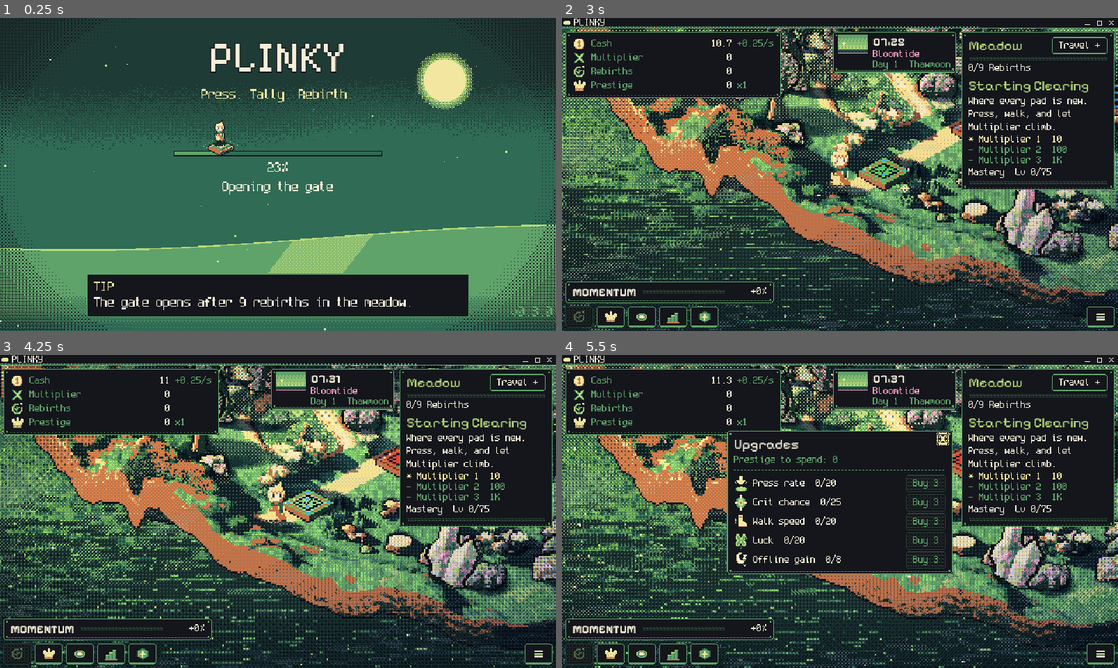
Above: before the commit, frames 1-4 (two rows, left to right).
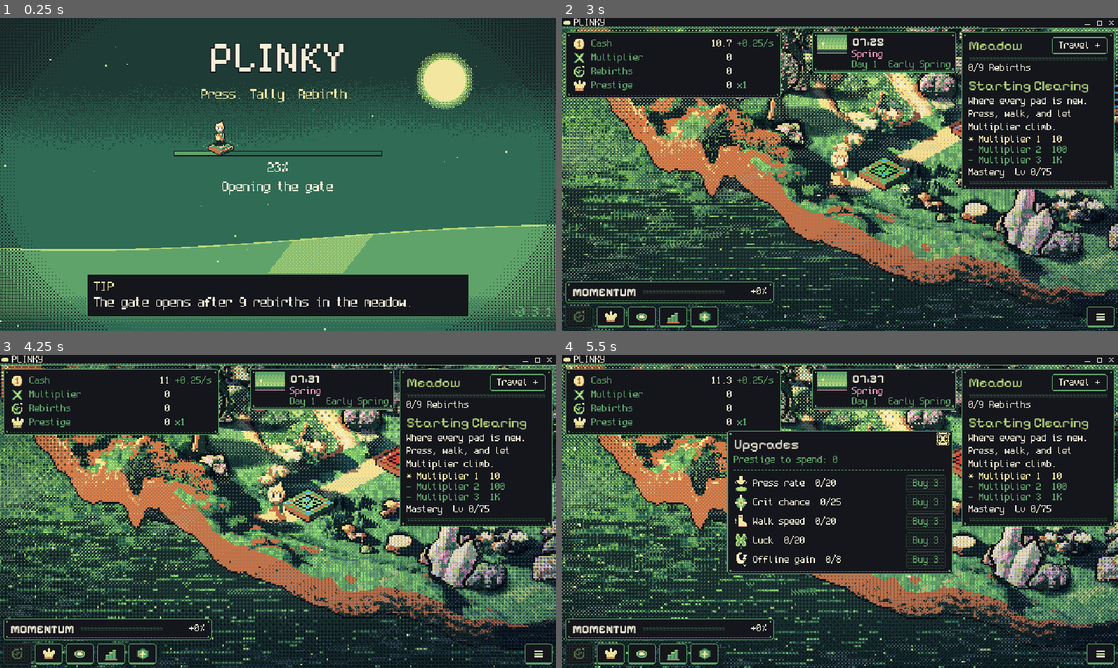
Above: after the commit, the same moments.

Repository: FreezingShock/Plinky
Game: Godot game, scene res://boot/boot.tscn
Two runs of this game, one before a commit and one after it. Both use one fixed random seed, a clock stepped at 60 frames per second and the inputs below.
Inputs (mouse positions are in pixels of both pictures, inside the frame that each line leads up to):
- Up to frame 1 (0.25 s): no input
- Up to frame 2 (3 s): tap Enter (ui_accept) at 0.5, 0.77, 1.07 s; move the mouse to (962, 158) at 0.52 s; hold D 0.53-1.25 s; tap Space at 0.6 s; click (962, 158) at 0.67 s; drag from (728, 190) to (812, 237) at 1.27 s; move the mouse to (895, 105) at 2.02 s; hold D 2.03-2.75 s; tap 2 at 2.1 s; click "Skip tips" at 2.75 s
- Up to frame 3 (4.25 s): drag from (250, 574) to (111, 464) at 3.52 s
- Up to frame 4 (5.5 s): move the mouse to (1006, 558) at 4.27 s; hold A (plinky_left) 4.28-5 s; tap 1 at 4.35 s; tap Enter (ui_accept) at 4.52, 4.82 s; drag from (945, 439) to (756, 433) at 5.02 s

The runs differ from the first frame. In frame 1, less than 0.1% of the frame differs, in the area x 98-100%, y 92-95%; in frame 2, 1.0%, in the area x 45-70%, y 4-18%; in frame 3, 1.0%; in frame 4, 1.0%.

Commit message:
Plain season and month names; 0.8.1
Co-Authored-By: Claude Sonnet 5.5 <noreply@anthropic.com>
Claude-Session: https://claude.ai/code/session_01Pmx9dSjsPkKCxca3dez5NY

Diff:
--- a/content/config/calendar.tres
+++ b/content/config/calendar.tres
@@ -9,9 +9,9 @@
 start_elapsed_days = 0.3
 blend_days = 1.0
 season_ids = PackedStringArray("spring", "summer", "autumn", "winter")
-season_names = PackedStringArray("Bloomtide", "Sunreach", "Amberfall", "Hushfrost")
+season_names = PackedStringArray("Spring", "Summer", "Autumn", "Winter")
 season_blurbs = PackedStringArray("Petals on the wind. The meadow wakes.", "Long gold days and deep green.", "The leaves turn and the mist rolls in.", "Snow settles. Everything goes quiet.")
-month_names = PackedStringArray("Thawmoon", "Petalmoon", "Highmoon", "Goldmoon", "Harvestmoon", "Leafmoon", "Frostmoon", "Deepmoon")
+month_names = PackedStringArray("Early Spring", "Late Spring", "Early Summer", "Late Summer", "Early Autumn", "Late Autumn", "Early Winter", "Late Winter")
 season_colors = PackedColorArray(0.95, 0.62, 0.74, 1, 0.97, 0.85, 0.35, 1, 0.9, 0.5, 0.18, 1, 0.65, 0.85, 1, 1)
 ground_col = PackedColorArray(0.55, 0.9, 0.45, 1, 0.2, 0.55, 0.18, 1, 0.78, 0.52, 0.18, 1, 0.55, 0.68, 0.62, 1)
 ground_col2 = PackedColorArray(0.62, 0.9, 0.5, 1, 0.2, 0.52, 0.28, 1, 0.7, 0.36, 0.14, 1, 0.45, 0.58, 0.58, 1)
--- a/core/build_info.gd
+++ b/core/build_info.gd
@@ -3,7 +3,7 @@
 ## Single source of truth for the game version (docs/versioning.md). Shown on the boot screen and the Update Log, stamped on feedback notes. Keep in step with the
 ## export presets' file_version / short_version and the release tag.
 
-const VERSION: String = "0.8.0"
+const VERSION: String = "0.8.1"
 
 const CHANGELOG_PATH: String = "res://CHANGELOG.md"
 
--- a/core/save_codec.gd
+++ b/core/save_codec.gd
@@ -36,7 +36,7 @@
 				(d["game"] as Dictionary)["mastery"] = {}
 			d["version"] = 2
 		2:
-			# v3 adds the calendar. Older saves start on the first morning of Bloomtide, Year 1.
+			# v3 adds the calendar. Older saves start on the first morning of Spring, Year 1.
 			if d.get("game") is Dictionary and not (d["game"] as Dictionary).has("calendar"):
 				(d["game"] as Dictionary)["calendar"] = {}
 			d["version"] = 3
--- a/data/calendar_config.gd
+++ b/data/calendar_config.gd
@@ -12,7 +12,7 @@
 @export var blend_days: float = 1.0
 
 @export var season_ids: PackedStringArray = PackedStringArray(["spring", "summer", "autumn", "winter"])
-@export var season_names: PackedStringArray = PackedStringArray(["Bloomtide", "Sunreach", "Amberfall", "Hushfrost"])
+@export var season_names: PackedStringArray = PackedStringArray(["Spring", "Summer", "Autumn", "Winter"])
 @export var season_blurbs: PackedStringArray = PackedStringArray([])
 ## Two per season, in order.
 @export var month_names: PackedStringArray = PackedStringArray([])
--- a/tests/test_calendar.gd
+++ b/tests/test_calendar.gd
@@ -28,7 +28,7 @@
 	t.eq(n["month"], 0, "starts in the first month")
 	t.eq(n["clock_text"], "07:12", "starts at 07:12")
 	t.ok(n["is_day"], "the first morning is daylight")
-	t.eq(String(n["season_name"]), "Bloomtide", "spring is Bloomtide")
+	t.eq(String(n["season_name"]), "Spring", "spring is Spring")
 
 	# Day 5 is the last of month 1; day 6 starts month 2.
 	c.elapsed_days = 4.5
@@ -145,9 +145,9 @@
 
 	# Dev commands.
 	var cmds := DevCommands.new(sim)
-	t.ok(cmds.run("season winter").contains("Hushfrost"), "season winter jumps to winter")
+	t.ok(cmds.run("season winter").contains("Winter"), "season winter jumps to winter")
 	t.eq(sim.calendar.now()["season"], 3, "the calendar is in winter")
-	t.ok(cmds.run("season").contains("Hushfrost"), "season alone reports the calendar")
+	t.ok(cmds.run("season").contains("Winter"), "season alone reports the calendar")
 	t.ok(cmds.run("season nonsense").begins_with("Unknown season"), "a bad season is refused")
 	var d0: int = sim.calendar.day_index()
 	cmds.run("day 3")
Not shown, changed: export_presets.cfg
Not shown, changed: CHANGELOG.md
Not shown, changed: docs/decisions.md
